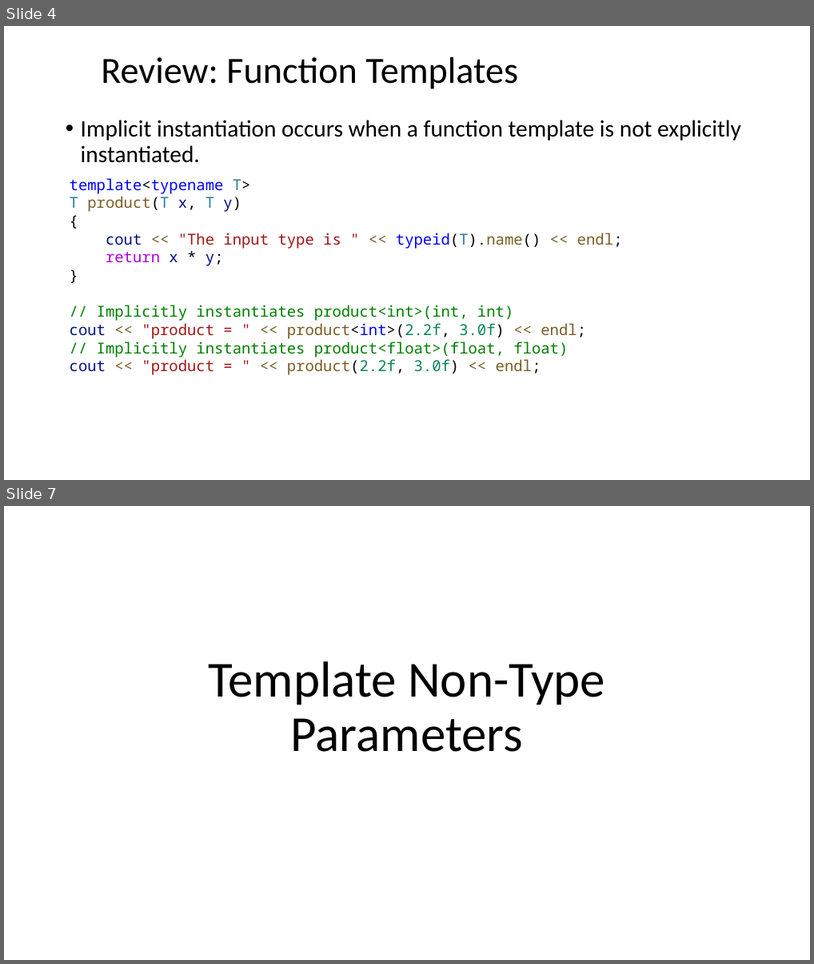
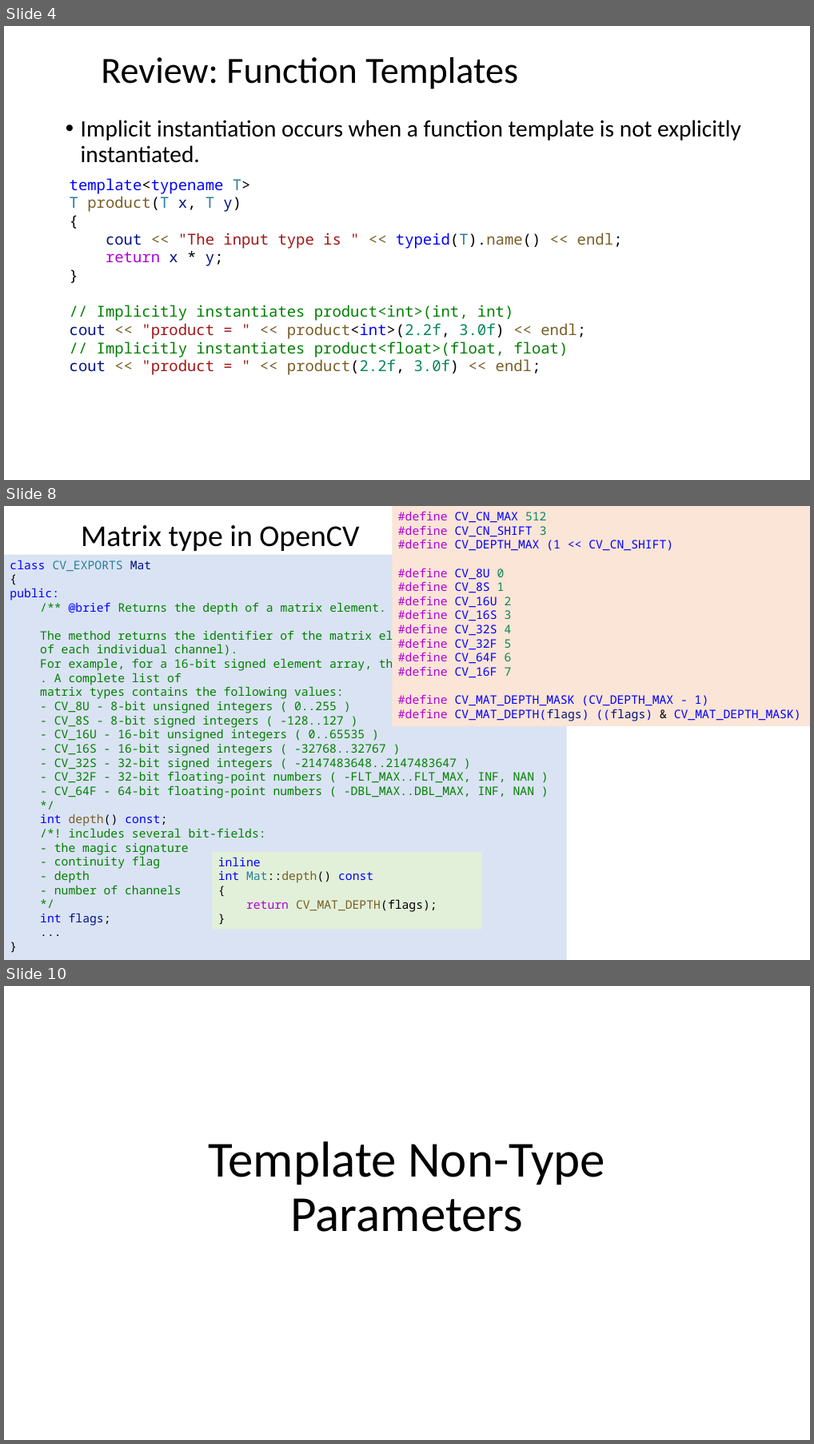
Before and after one commit to ShiqiYu/CPP, a slide deck: week13/Lecture13.pptx. Shown one above the other, each under a label of ours: slides 4 and 7 before the commit, slides 4, 8 and 10 after it; the slides between them are not shown. The pictures are 814x964 and 814x1444 pixels, drawn with LibreOffice and Linux fonts; fonts in the diff are those of the drawing; background and template pictures are left out. Boxes give left, top, right and bottom in pixels: in the first picture for what was removed or moved away, otherwise in the second. Text is boxed around its words. In the diff, an @@ line names an element or a change of style, - is before the commit and + after.

```diff
--- a/week13/Lecture13.pptx
+++ b/week13/Lecture13.pptx
@@ slide 8 added at box(4, 506, 810, 960), background #FFFFFF @@
@@ title added at box(81, 525, 359, 551), 36 pt, text #000000 @@
+Matrix type in OpenCV
@@ rectangle added at box(392, 506, 810, 726), fill #FBE5D6, 14 pt, text #0000FF @@
+#define CV_CN_MAX 512
+#define CV_CN_SHIFT 3
+#define CV_DEPTH_MAX (1 << CV_CN_SHIFT)
+#define CV_8U 0
+#define CV_8S 1
+#define CV_16U 2
+#define CV_16S 3
+#define CV_32S 4
+#define CV_32F 5
+#define CV_64F 6
+#define CV_16F 7
+#define CV_MAT_DEPTH_MASK (CV_DEPTH_MAX - 1)
+#define CV_MAT_DEPTH(flags) ((flags) & CV_MAT_DEPTH_MASK)
@@ rectangle added at box(4, 554, 567, 960), fill #DAE3F3, 14 pt, text #008000 @@
+class CV_EXPORTS Mat
+{
+public:
+  /** @brief Returns the depth of a matrix element.
+  The method returns the identifier of the matrix element depth (the type of each individual channel).
+  For example, for a 16-bit signed element array, the method returns CV_16S . A complete list of
+  matrix types contains the following values:
+  - CV_8U - 8-bit unsigned integers ( 0..255 )
+  - CV_8S - 8-bit signed integers ( -128..127 )
+  - CV_16U - 16-bit unsigned integers ( 0..65535 )
+  - CV_16S - 16-bit signed integers ( -32768..32767 )
+  - CV_32S - 32-bit signed integers ( -2147483648..2147483647 )
+  - CV_32F - 32-bit floating-point numbers ( -FLT_MAX..FLT_MAX, INF, NAN )
+  - CV_64F - 64-bit floating-point numbers ( -DBL_MAX..DBL_MAX, INF, NAN )
+  */
+  int depth() const;
+  /*! includes several bit-fields:
+  - the magic signature
+  - continuity flag
+  - depth
+  - number of channels
+  */
+  int flags;
+  ...
+}
@@ rectangle added at box(212, 852, 482, 929), fill #E2F0D9, 14 pt, text #795E26 @@
+inline
+int Mat::depth() const
+{
+return CV_MAT_DEPTH(flags);
+}
@@ what was slide 7 is now slide 10 @@
```
Also in this commit, not shown: 2 slides changed, 2 other slides added, 1 other file.
